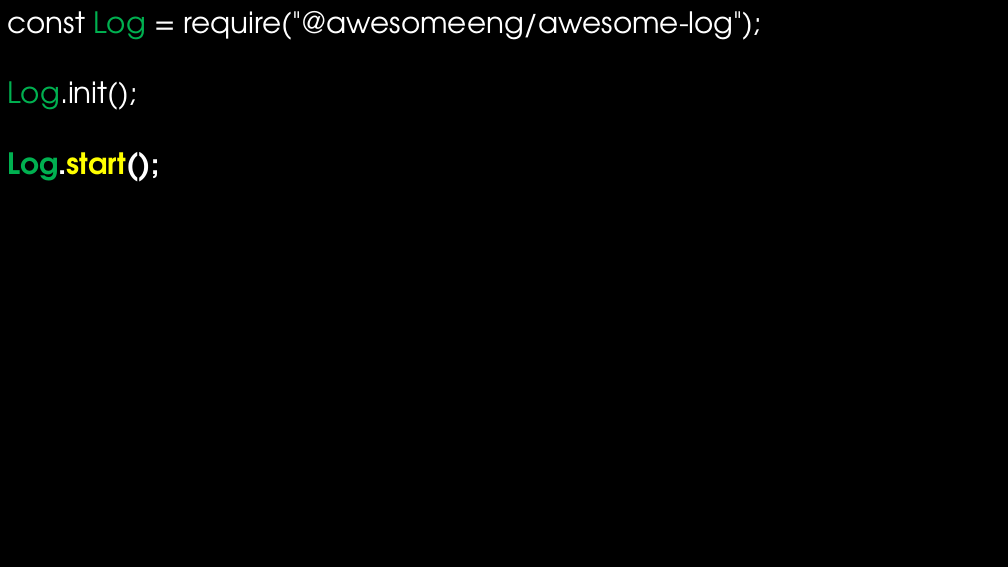
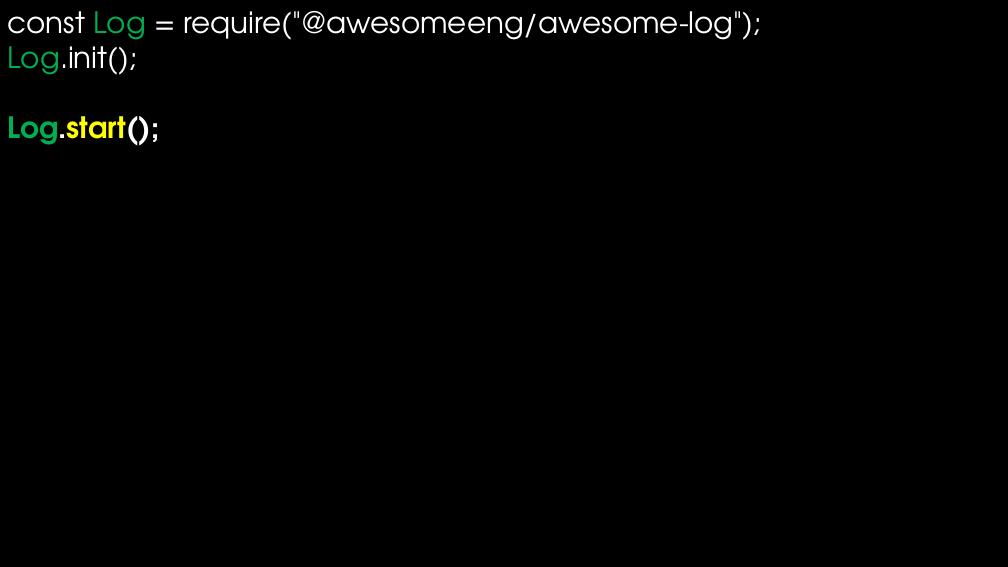
Before and after one commit to arei/talks, a slide deck: slide 16 of BuildingAwesome/BuildingAwesome.pptx (slide 15 before the commit). Drawn at 1008x567 pixels with LibreOffice and Linux fonts; fonts in the diff are those of the drawing. Boxes give left, top, right and bottom in pixels: in the first picture for what was removed or moved away, otherwise in the second. Text is boxed around its words. In the diff, an @@ line names an element or a change of style, - is before the commit and + after.

Commit message:
Final version BuildingAwesome.

```diff
--- a/BuildingAwesome/BuildingAwesome.pptx
+++ b/BuildingAwesome/BuildingAwesome.pptx
@@ text "const Log = require("@awesomeeng/awesome-log");" rewrapped from (7,11,761,182) to (7,11,761,146) @@
```
Also in this commit, not shown: 2 other slides changed, 3 slides added.
